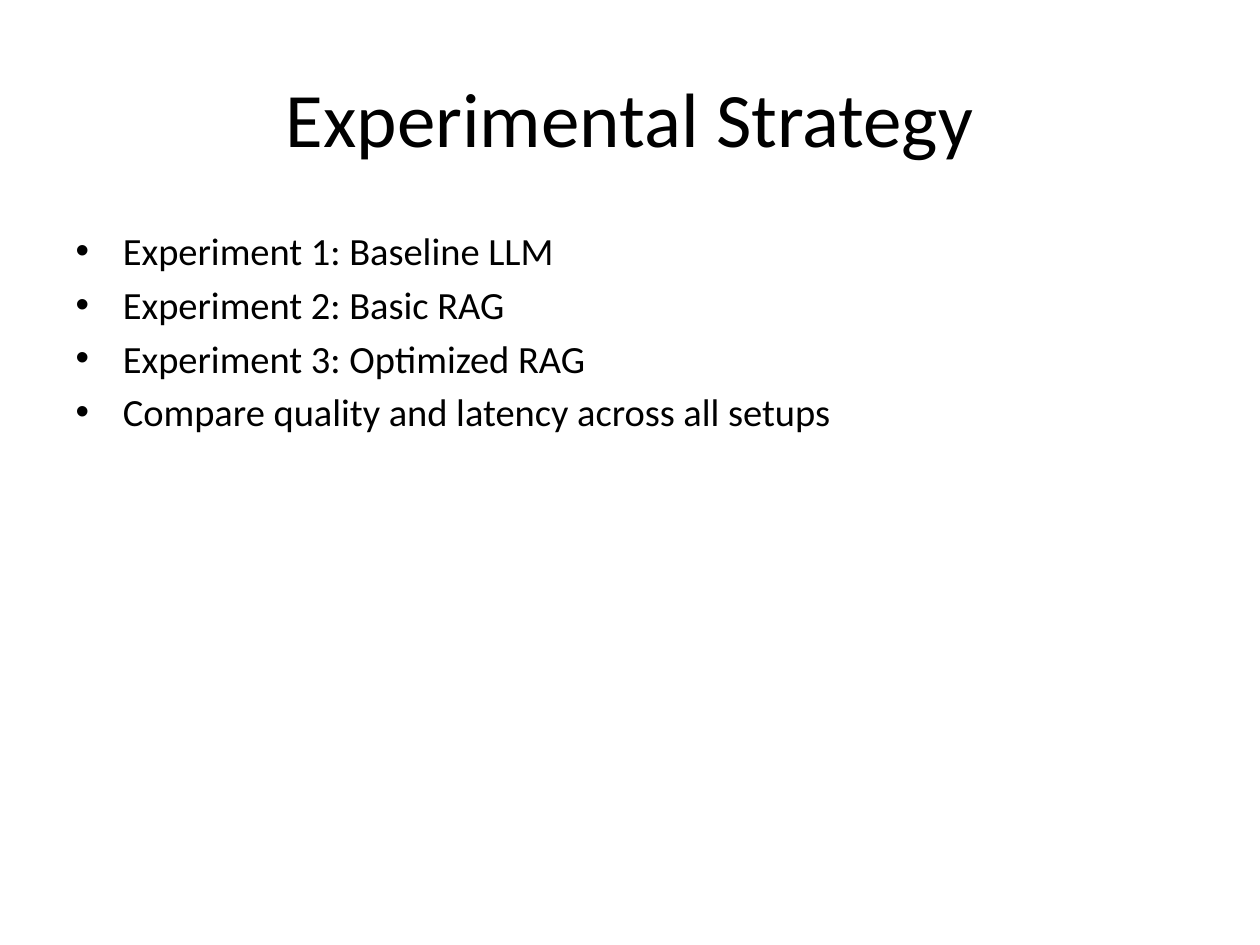
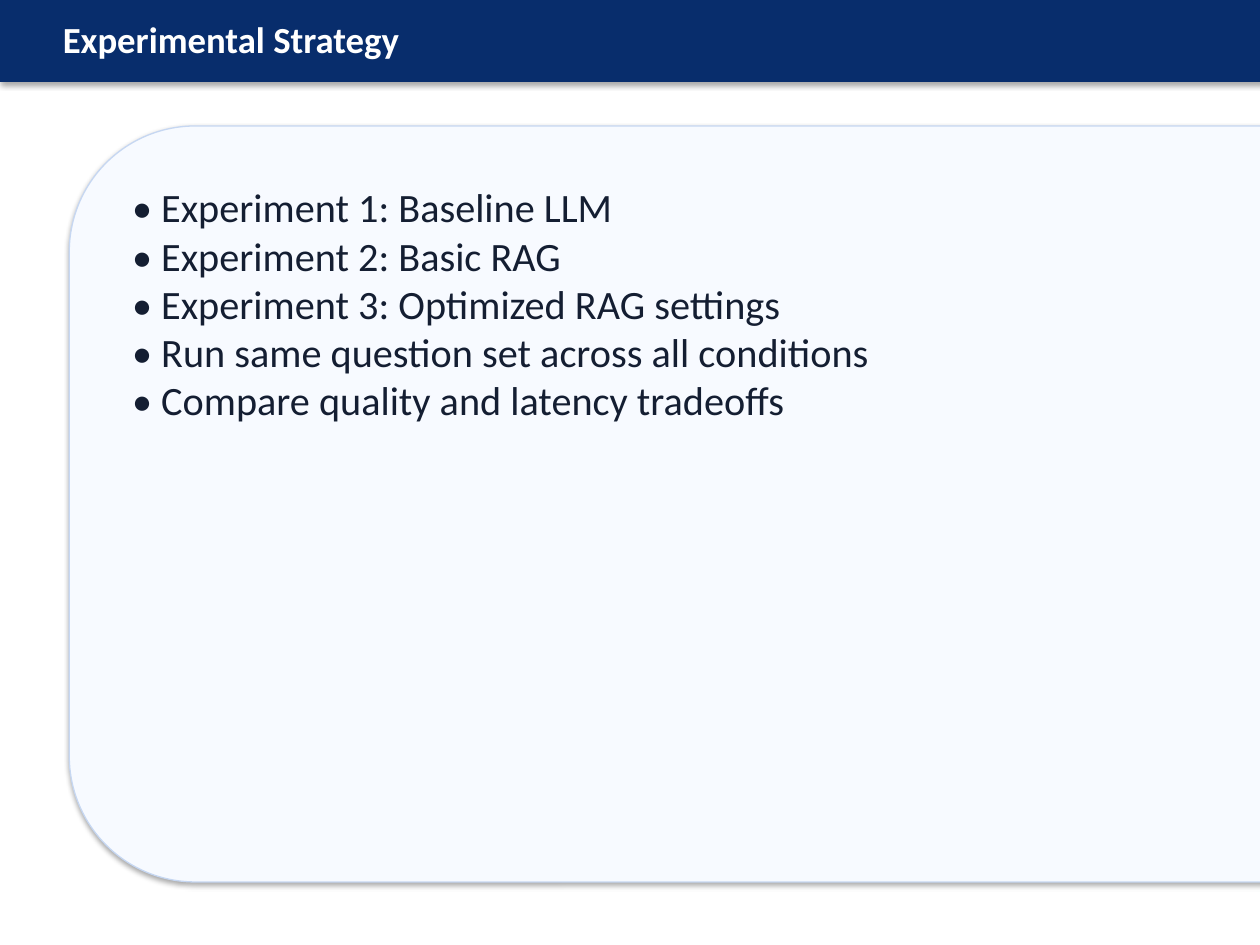
Before and after one commit to sundar0004/-Cloud-Based-RAG, a slide deck: slide 13 of docs/MSc_RAG_Project_Vels_University.pptx (slide 12 before the commit). Drawn at 1260x945 pixels with LibreOffice and Linux fonts; fonts in the diff are those of the drawing. Boxes give left, top, right and bottom in pixels: in the first picture for what was removed or moved away, otherwise in the second. Text is boxed around its words. In the diff, an @@ line names an element or a change of style, - is before the commit and + after.

```diff
--- a/docs/MSc_RAG_Project_Vels_University.pptx
+++ b/docs/MSc_RAG_Project_Vels_University.pptx
@@ rectangle added at [0,0,1260,82], fill #082D6C @@
@@ text "Experimental Strategy": place and size @@
-text "Experimental Strategy" at [286,93,973,161]
+text "Experimental Strategy" at [63,27,399,60]
@@ text "Experimental Strategy" at [63,27,399,60]: size 44 to 21 pt, text colour #000000 to #FFFFFF, bold on; alignment centre to left; vertical alignment middle to top @@
@@ rounded rectangle added at [69,126,1260,882], fill #F7FAFF, outline #C6D7F2 0.75 pt @@
@@ text at [161,194,868,422]: text changed; size 22 to 23 pt; text colour #000000 to #141E32 @@
-• Experiment 1: Baseline LLM
-• Experiment 2: Basic RAG
-• Experiment 3: Optimized RAG
-• Compare quality and latency across all setups
+• Experiment 1: Baseline LLM
+• Experiment 2: Basic RAG
+• Experiment 3: Optimized RAG settings
+• Run same question set across all conditions
+• Compare quality and latency tradeoffs
```
Also in this commit, not shown: 5 other slides changed, 14 slides added, 13 slides removed, 1 other file.
